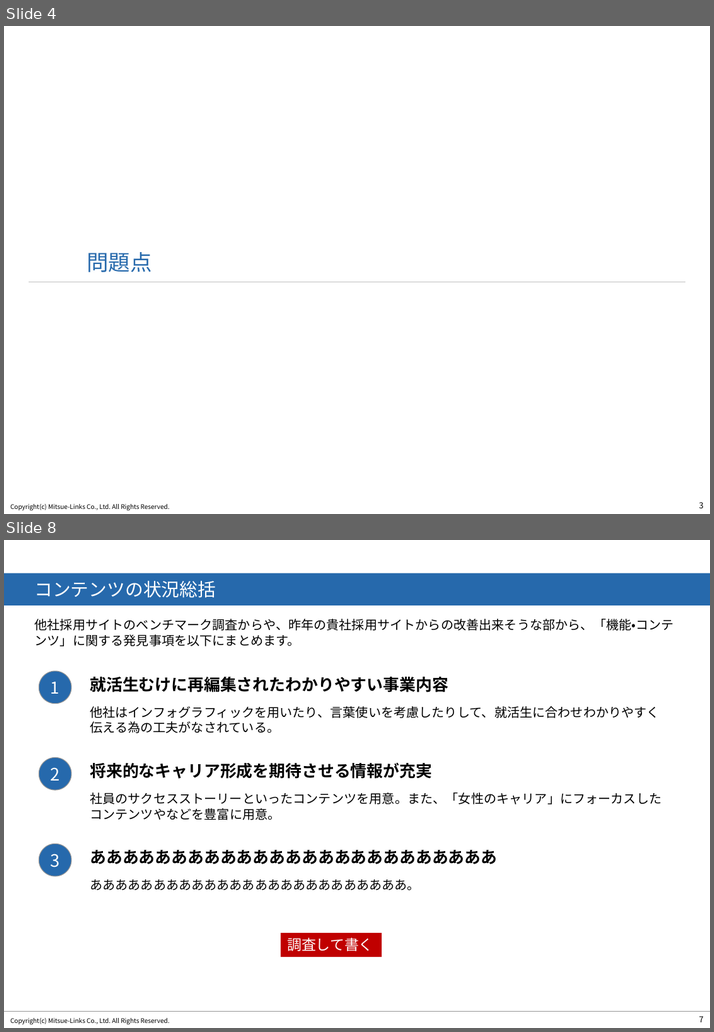
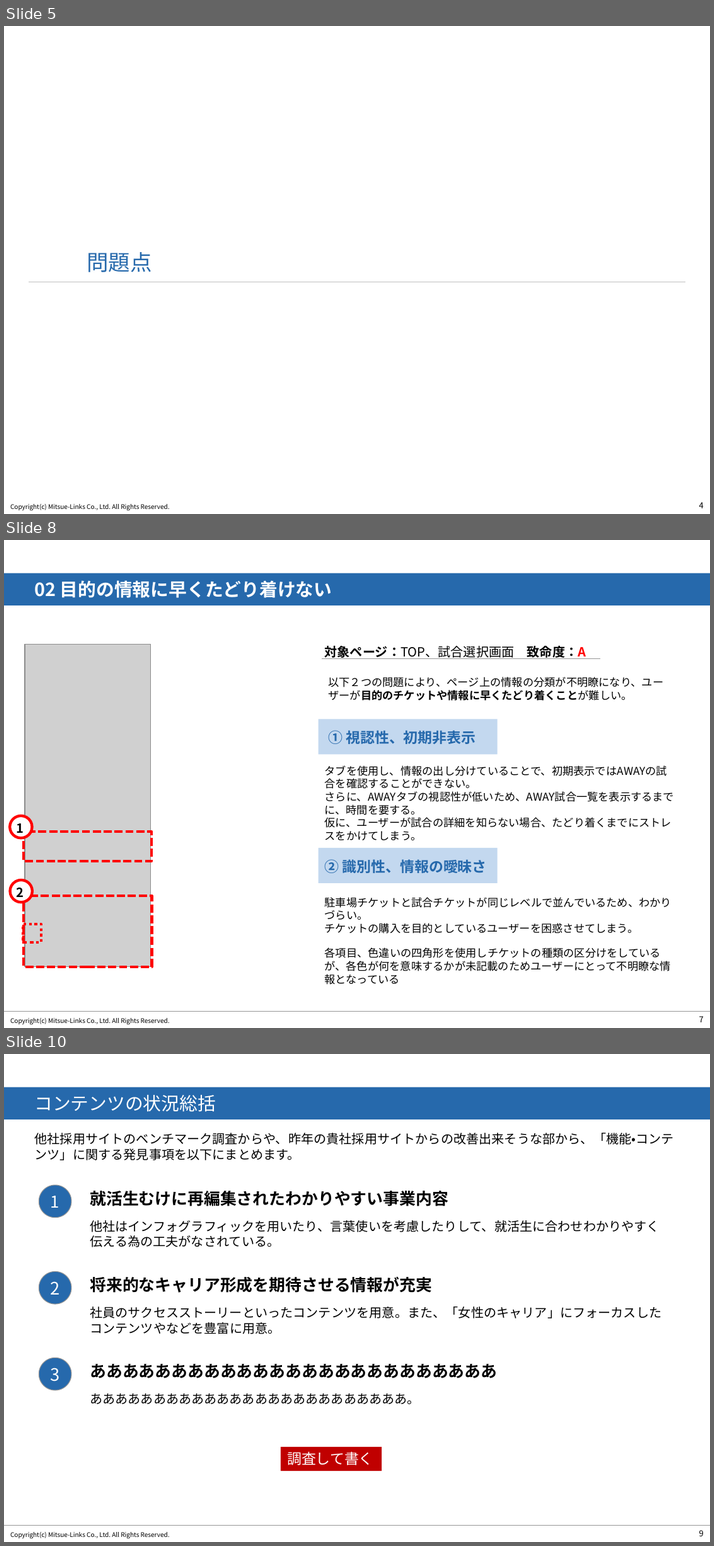
Before and after one commit to sakitama14/TheOdinProject, a slide deck: 調査報告書.pptx. Shown one above the other, each under a label of ours: slides 4 and 8 before the commit, slides 5, 8 and 10 after it; the slides between them are not shown. The pictures are 714x1032 and 714x1546 pixels, drawn with LibreOffice and Linux fonts; fonts in the diff are those of the drawing; grey boxes stand for pictures; background and template pictures are left out. Boxes give left, top, right and bottom in pixels: in the first picture for what was removed or moved away, otherwise in the second. Text is boxed around its words. In the diff, an @@ line names an element or a change of style, - is before the commit and + after.

```diff
--- a/調査報告書.pptx
+++ b/調査報告書.pptx
@@ slide 8 added at [4,540,710,1028], background #FFFFFF; not listed: 3 template elements that a slide beside it also shows @@
@@ text added at [4,573,710,606], fill #2669AC, 20 pt, text #FFFFFF, bold @@
+02 目的の情報に早くたどり着けない
@@ picture added at [25,645,151,967] @@
@@ text added at [325,646,586,659], 14 pt, text #000000, bold @@
+対象ページ：TOP、試合選択画面 致命度：A
@@ line added from (322, 658) to (600, 658), #969696 0.75 pt @@
@@ text added at [328,677,663,701], 12 pt, text #000000 @@
+以下２つの問題により、ページ上の情報の分類が不明瞭になり、ユーザーが目的のチケットや情報に早くたどり着くことが難しい。
@@ rectangle added at [318,719,497,754], fill #C3D8EF @@
@@ text added at [328,730,475,744], 16 pt, text #2669AC, bold @@
+① 視認性、初期非表示
@@ text added at [325,766,674,841], 12 pt, text #000000 @@
+タブを使用し、情報の出し分けていることで、初期表示ではAWAYの試合を確認することができない。
+さらに、AWAYタブの視認性が低いため、AWAY試合一覧を表示するまでに、時間を要する。
+仮に、ユーザーが試合の詳細を知らない場合、たどり着くまでにストレスをかけてしまう。
@@ ellipse added at [10,816,32,839], fill #FFFFFF, outline #FF0000 3 pt @@
@@ text added at [16,824,24,837], 14 pt, text #000000, bold @@
+1
@@ rectangle added at [24,832,152,862], outline #FF0000 3 pt dashed @@
@@ rectangle added at [318,848,497,883], fill #C3D8EF @@
@@ text added at [325,859,487,873], 16 pt, text #2669AC, bold @@
+② 識別性、情報の曖昧さ
@@ ellipse added at [10,881,32,903], fill #FFFFFF, outline #FF0000 3 pt @@
@@ text added at [17,888,24,902], 14 pt, text #000000, bold @@
+2
@@ rectangle added at [24,897,152,967], outline #FF0000 3 pt dashed @@
@@ text added at [325,897,671,934], 12 pt, text #000000 @@
+駐車場チケットと試合チケットが同じレベルで並んでいるため、わかりづらい。
+チケットの購入を目的としているユーザーを困惑させてしまう。
@@ rectangle added at [24,925,42,943], outline #FF0000 3 pt dashed @@
@@ text added at [325,948,671,985], 12 pt, text #000000 @@
+各項目、色違いの四角形を使用しチケットの種類の区分けをしているが、各色が何を意味するかが未記載のためユーザーにとって不明瞭な情報となっている
@@ what was slide 4 is now slide 5 @@
@@ page number at [699,502,703,509]: text changed @@
-3
+4
@@ what was slide 8 is now slide 10 @@
@@ page number at [699,1530,703,1537]: text changed @@
-7
+9
```
Also in this commit, not shown: 4 slides changed, 1 other slide added.
